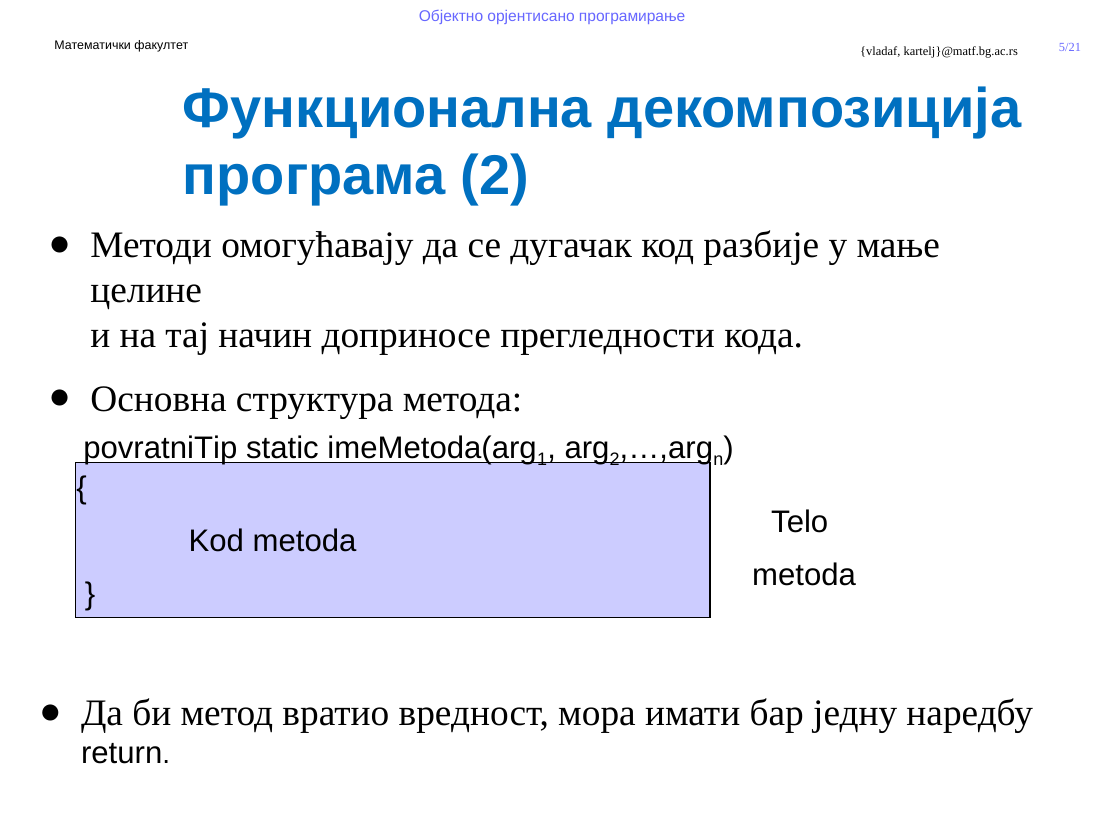
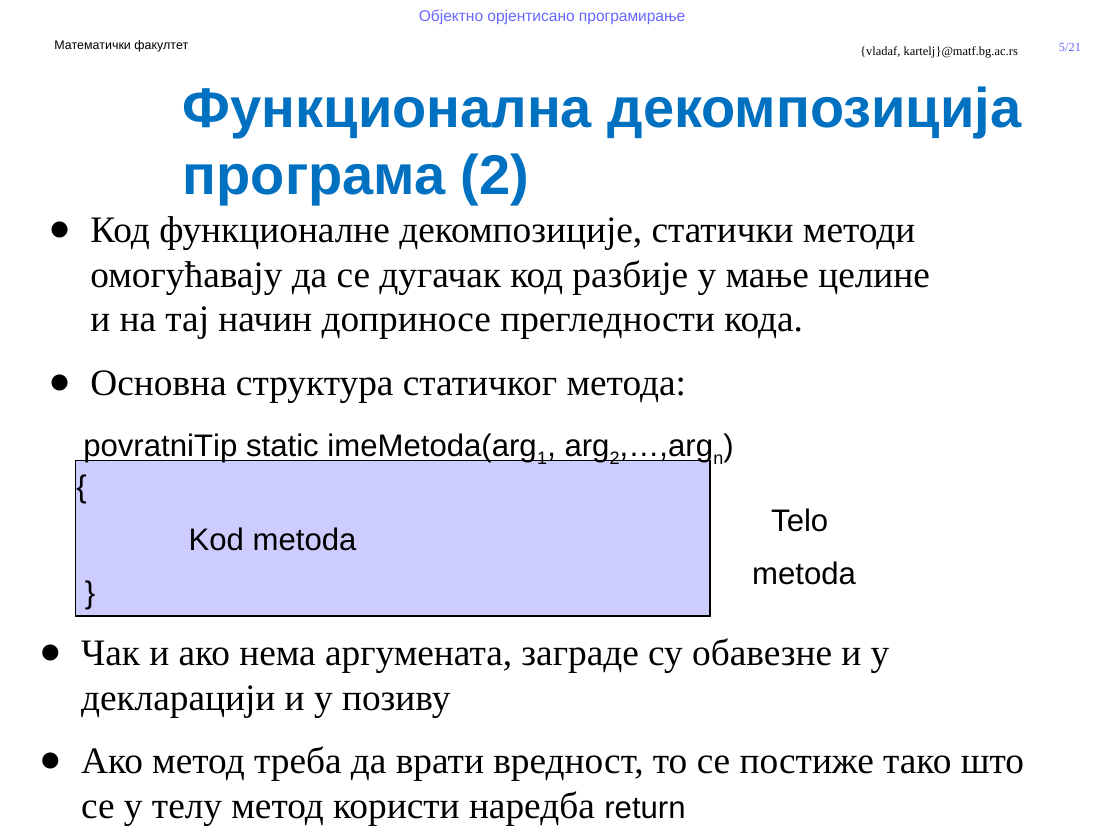
Before and after one commit to MatfOOP/OOP, a slide deck: slide 5 of predavanja/prezentacije/OOP07-1-Predefinisani tipovi u Javi.pptx. Drawn at 1120x840 pixels with LibreOffice and Linux fonts; fonts in the diff are those of the drawing; background and template pictures are left out. Boxes give left, top, right and bottom in pixels: in the first picture for what was removed or moved away, otherwise in the second. Text is boxed around its words. In the diff, an @@ line names an element or a change of style, - is before the commit and + after.

```diff
--- a/predavanja/prezentacije/OOP07-1-Predefinisani tipovi u Javi.pptx
+++ b/predavanja/prezentacije/OOP07-1-Predefinisani tipovi u Javi.pptx
@@ text at <box>90,216,930,402</box>: text changed @@
-● Методи омогућавају да се дугачак код разбије у мање целине
-  и на тај начин доприносе прегледности кода.
-● Основна структура метода:
+● Код функционалне декомпозиције, статички методи омогућавају да се дугачак код разбије у мање целине
+  и на тај начин доприносе прегледности кода.
+● Основна структура статичког метода:
@@ text at <box>81,638,1024,826</box>: text changed @@
-● Да би метод вратио вредност, мора имати бар једну наредбу return.
+● Чак и ако нема аргумената, заграде су обавезне и у декларацији и у позиву
+● Ако метод треба да врати вредност, то се постиже тако што се у телу метод користи наредба return
```
Also in this commit, not shown: 5 other slides changed, 8 other files.
